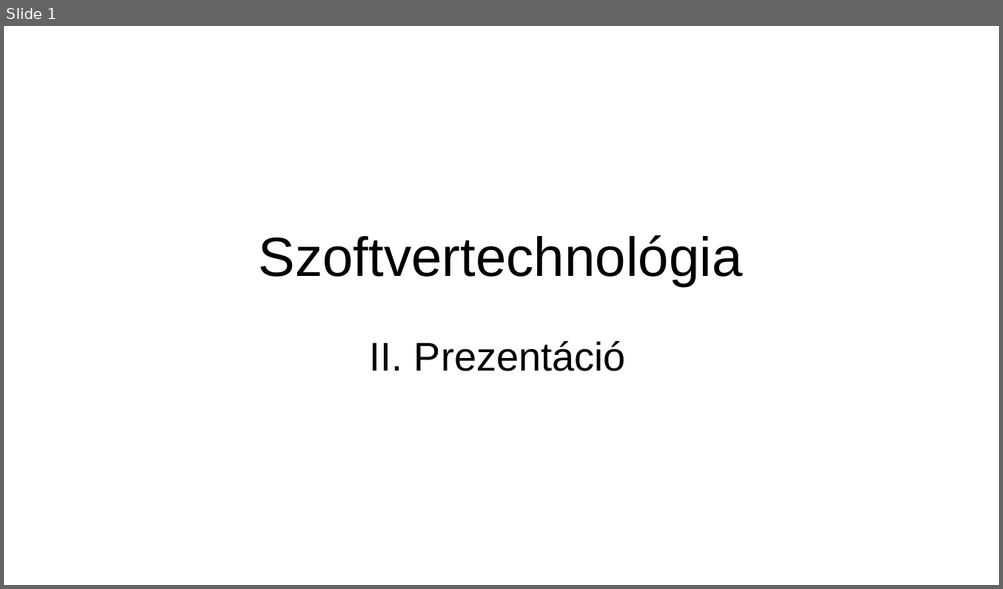
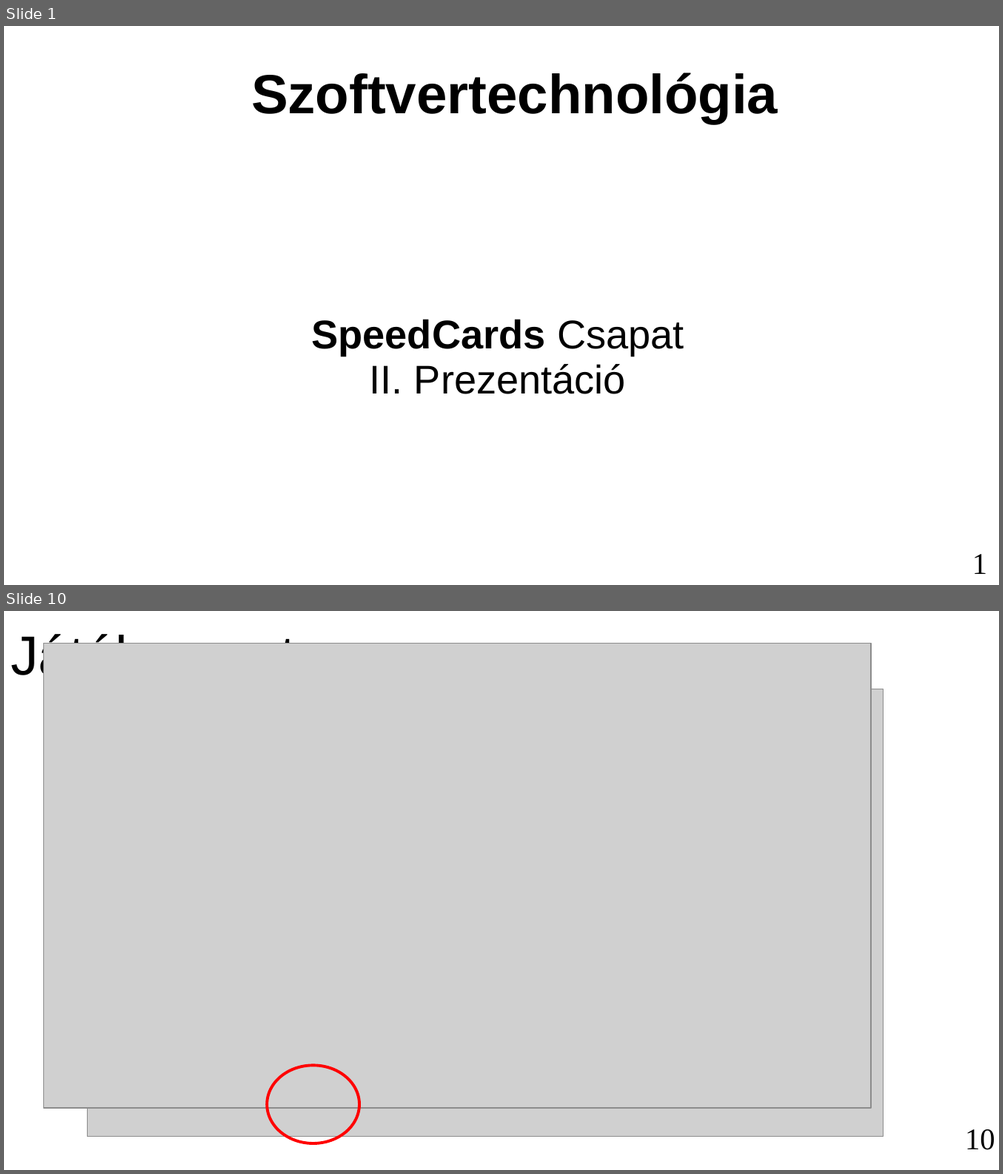
Before and after one commit to marcibaumel/SpeedCards, a slide deck: Mails/prezi2.ppt. Shown one above the other, each under a label of ours: slide 1 before the commit, slides 1 and 10 after it; the slides between them are not shown. The pictures are 1003x589 and 1003x1174 pixels, drawn with LibreOffice and Linux fonts; fonts in the diff are those of the drawing; grey boxes stand for pictures. Boxes give left, top, right and bottom in pixels: in the first picture for what was removed or moved away, otherwise in the second. Text is boxed around its words. In the diff, an @@ line names an element or a change of style, - is before the commit and + after.

```diff
--- a/Mails/prezi2.ppt
+++ b/Mails/prezi2.ppt
@@ slide 10 added at (4, 611, 999, 1170), background #FFFFFF @@
@@ title added at (11, 631, 296, 685), 44 pt, text #000000 @@
+Játékmenet
@@ picture added at (44, 644, 871, 1109) @@
@@ picture added at (87, 689, 883, 1137) @@
@@ ellipse added at (267, 1066, 358, 1145), outline #FF0000 2.3 pt @@
@@ page number added at (965, 1130, 995, 1150), 24 pt, text #000000 @@
+10
@@ slide 1 changed as well @@
@@ title "Szoftvertechnológia": place and size @@
-title "Szoftvertechnológia" at (259, 235, 743, 286)
+title "Szoftvertechnológia" at (251, 73, 777, 124)
@@ title "Szoftvertechnológia" at (251, 73, 777, 124): bold on @@
@@ subtitle at (311, 319, 684, 356): paragraph added @@
+SpeedCards Csapat
@@ page number added at (972, 554, 987, 574), 24 pt, text #000000 @@
+1
```
Also in this commit, not shown: 9 other slides added, 1 slide removed, 1 other file.
